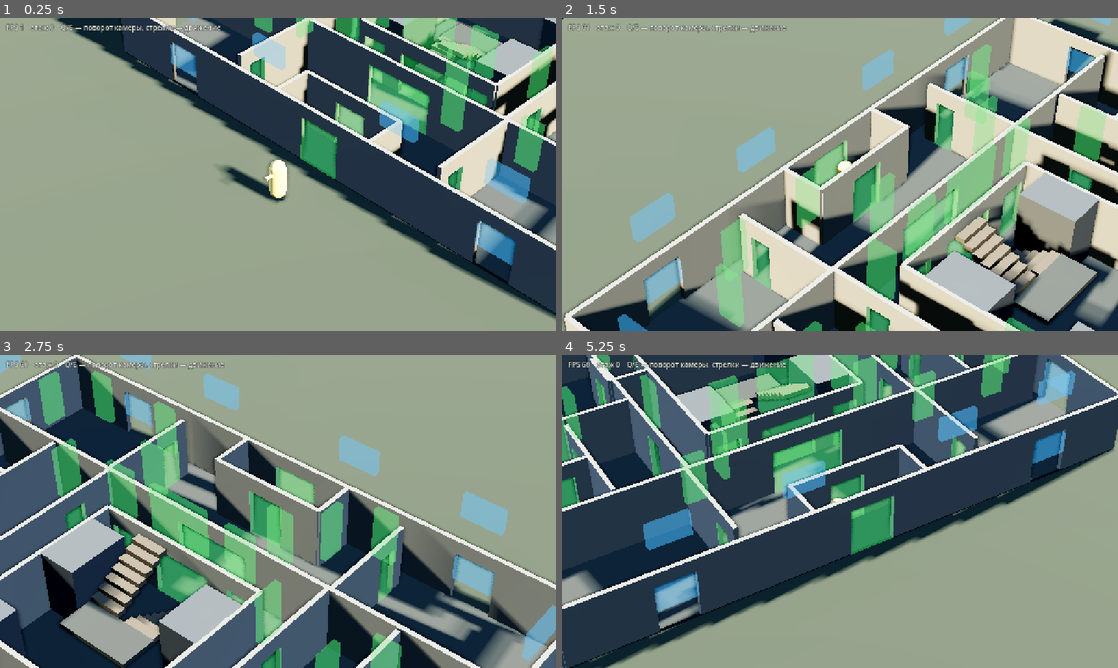
Above: before the commit, frames 1-4 (two rows, left to right).
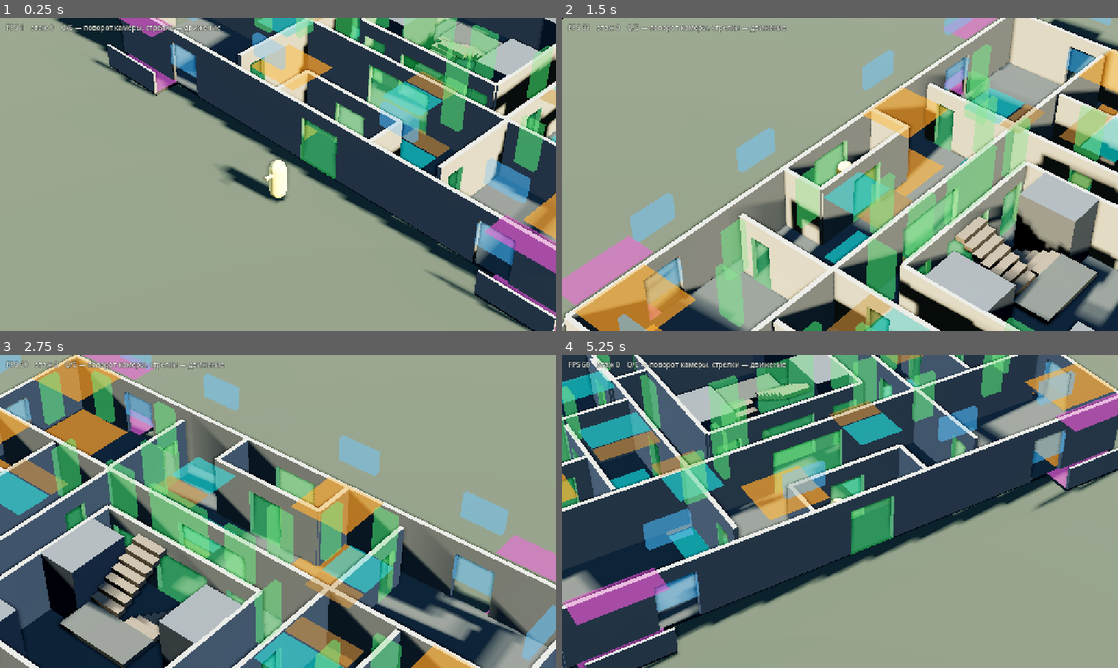
Above: after the commit, the same moments.

Repository: SashkoSoft/Godot_skilled
Game: Godot game, scene res://main.tscn
Same seed, same stepped clock (60 frames per second), same inputs: the game is played once before the commit and once after it.
Inputs:
- Up to frame 1 (0.25 s): no input
- Up to frame 2 (1.5 s): hold Right (ui_right) 0.53-1.28 s; hold Q 0.53-1.28 s; hold Down (ui_down) from 1.28 s (still down); tap E at 1.35 s
- Up to frame 3 (2.75 s): release Down (ui_down) at 2.03 s; hold Right (ui_right) from 2.03 s (still down); hold Q from 2.03 s (still down)
- Up to frame 4 (5.25 s): release Right (ui_right) at 2.78 s; release Q at 2.78 s; hold Up (ui_up) 2.78-3.53 s; tap E at 2.85, 4.35 s; hold Q 3.53-4.28 s; hold Left (ui_left) 3.53-5.03 s; hold Down (ui_down) from 5.03 s (still down); hold Q from 5.03 s (still down)

The runs differ from the first frame. In frame 1, 7.6% of the frame differs, in the area x 16-100%, y 0-100%; in frame 2, 12%; in frame 3, 13%, in the area x 0-100%, y 0-100%; in frame 4, 12%.

Commit message:
Метки помещений и лоджии
Добавлено понятие помещения: прямоугольник в плане плюс назначение
(кухня, санузел, кладовая, лоджия). По нему ставится цветная метка на
полу, а позже по этим же данным будет расставляться лут — аптечка
в санузле, консервы на кухне, инструмент в кладовой.

Цвета: кухня оранжевая, санузел бирюзовый, кладовая коричневая,
лоджия розовая. Метки помещений лежат на полу, метки проёмов стоят
вертикально — спутать нельзя. Всё выключается флагом --no-marks.

Заодно построены лоджии по четырём углам: плита с ограждением 1,1 м,
выступающая за фасад. В геометрии их до сих пор не было, хотя на плане
они есть с самого начала.

Оговорка: координаты помещений заданы данными отдельно от перегородок,
поэтому кое-где метка на десяток сантиметров не совпадает со стеной.
Выровняется, когда планировка будет строиться из описания комнат,
а не наоборот.

Co-Authored-By: Claude Opus 5 (1M context) <noreply@anthropic.com>
Claude-Session: https://claude.ai/code/session_01FPrhjLxAG2mJUWcS5VWYtY

Diff:
--- a/game/building.gd
+++ b/game/building.gd
@@ -30,7 +30,54 @@
 const KIND_DOOR := 0.0
 const KIND_WINDOW := 1.0
 
-var marks_visible := true      ## показывать цветные метки проёмов
+var marks_visible := true      ## показывать цветные метки проёмов и помещений
+
+## Назначение помещения. По нему ставится метка, а позже — расставляется лут:
+## аптечка в санузле, консервы на кухне, инструмент в кладовой.
+enum Room { KITCHEN, BATH, STORAGE, BALCONY }
+
+## Помещения типового этажа: прямоугольник в плане и назначение.
+## Координаты совпадают с перегородками — если двигать стену, двигать и это.
+const ROOMS: Array = [
+	# северо-западная трёхкомнатная
+	[Rect2(-12.8, -10.3, 3.0, 2.6), Room.KITCHEN],
+	[Rect2(-3.1, -8.0, 2.0, 1.5), Room.BATH],
+	[Rect2(-3.1, -6.4, 2.0, 1.0), Room.STORAGE],
+	# северо-восточная двухкомнатная
+	[Rect2(1.8, -10.3, 2.6, 2.4), Room.KITCHEN],
+	[Rect2(4.9, -7.5, 1.9, 1.7), Room.BATH],
+	[Rect2(4.9, -5.7, 1.9, 0.9), Room.STORAGE],
+	# юго-восточная трёхкомнатная
+	[Rect2(9.8, 7.7, 3.0, 2.6), Room.KITCHEN],
+	[Rect2(1.1, 6.5, 2.0, 1.5), Room.BATH],
+	[Rect2(1.1, 5.4, 2.0, 1.0), Room.STORAGE],
+	# юго-западная двухкомнатная
+	[Rect2(-4.4, 7.9, 2.6, 2.4), Room.KITCHEN],
+	[Rect2(-6.8, 5.8, 1.9, 1.7), Room.BATH],
+	[Rect2(-6.8, 4.8, 1.9, 0.9), Room.STORAGE],
+	# западная однокомнатная
+	[Rect2(-12.8, -5.0, 2.8, 2.2), Room.KITCHEN],
+	[Rect2(-8.4, -2.9, 2.6, 1.6), Room.BATH],
+	# западная двухкомнатная
+	[Rect2(-12.8, 2.8, 2.8, 2.4), Room.KITCHEN],
+	[Rect2(-8.4, 1.0, 2.6, 1.5), Room.BATH],
+	[Rect2(-8.4, 2.6, 2.6, 0.9), Room.STORAGE],
+	# восточная однокомнатная
+	[Rect2(10.0, -5.0, 2.8, 2.2), Room.KITCHEN],
+	[Rect2(5.8, -2.9, 2.6, 1.6), Room.BATH],
+	# восточная двухкомнатная
+	[Rect2(10.0, 2.8, 2.8, 2.4), Room.KITCHEN],
+	[Rect2(5.8, 1.0, 2.6, 1.5), Room.BATH],
+	[Rect2(5.8, 2.6, 2.6, 0.9), Room.STORAGE],
+]
+
+## Лоджии по углам: выступают за фасад, поэтому строятся отдельной геометрией.
+const LOGGIAS: Array[Rect2] = [
+	Rect2(-12.6, -10.5, 3.4, -1.3),
+	Rect2(9.2, -10.5, 3.4, -1.3),
+	Rect2(-12.6, 10.5, 3.4, 1.3),
+	Rect2(9.2, 10.5, 3.4, 1.3),
+]
 
 
 static func _door(offset: float, width: float = ROOM_DOOR) -> Vector3:
@@ -130,6 +177,8 @@
 	else:
 		_flats(f, y, false)
 	_shafts(f, y)
+	_loggias(f, y)
+	_room_marks(f, y)
 	if with_stairs:
 		_stairs(f)
 
@@ -390,6 +439,67 @@
 		_mark(f, center + dir * h.x, dir, h.y, h.z, center.y)
 
 
+## Лоджии: плита пола с ограждением, выступают за наружную стену.
+func _loggias(f: int, y: float) -> void:
+	for r: Rect2 in LOGGIAS:
+		var depth: float = absf(r.size.y)
+		var z_out: float = r.position.y + r.size.y
+		var cz: float = (r.position.y + z_out) * 0.5
+		var cx: float = r.position.x + r.size.x * 0.5
+
+		var slab := BoxMesh.new()
+		slab.size = Vector3(r.size.x, WALL_THICK, depth)
+		var mi := _spawn(slab, Vector3(cx, y - WALL_THICK * 0.5, cz), _mat_floor, f)
+		mi.name = "Loggia_%d" % f
+
+		# ограждение по внешнему краю, высотой 1,1 м
+		var rail := BoxMesh.new()
+		rail.size = Vector3(r.size.x, 1.1, 0.12)
+		var mi2 := _spawn(rail, Vector3(cx, y + 0.55, z_out), _mat_wall, f)
+		mi2.name = "LoggiaRail_%d" % f
+
+
+## Метки помещений на полу: кухня, санузел, кладовая, лоджия.
+func _room_marks(f: int, y: float) -> void:
+	if not marks_visible:
+		return
+	for entry in ROOMS:
+		_room_mark(f, entry[0] as Rect2, entry[1] as int, y)
+	for r: Rect2 in LOGGIAS:
+		var depth: float = absf(r.size.y)
+		var cz: float = r.position.y + r.size.y * 0.5
+		_room_mark(f, Rect2(r.position.x, cz - depth * 0.5, r.size.x, depth), Room.BALCONY, y)
+
+
+func _room_mark(f: int, r: Rect2, kind: int, y: float) -> void:
+	var col: Color
+	match kind:
+		Room.KITCHEN: col = Color(0.98, 0.62, 0.20)
+		Room.BATH:    col = Color(0.20, 0.78, 0.78)
+		Room.STORAGE: col = Color(0.72, 0.52, 0.28)
+		_:            col = Color(0.85, 0.38, 0.78)
+
+	var mesh := BoxMesh.new()
+	mesh.size = Vector3(r.size.x, 0.03, r.size.y)
+
+	var mat := StandardMaterial3D.new()
+	mat.albedo_color = Color(col.r, col.g, col.b, 0.55)
+	mat.transparency = BaseMaterial3D.TRANSPARENCY_ALPHA
+	mat.emission_enabled = true
+	mat.emission = col
+	mat.emission_energy_multiplier = 0.7
+	mat.shading_mode = BaseMaterial3D.SHADING_MODE_UNSHADED
+
+	var mi := MeshInstance3D.new()
+	mi.mesh = mesh
+	mi.material_override = mat
+	mi.position = Vector3(r.position.x + r.size.x * 0.5, y + 0.02, r.position.y + r.size.y * 0.5)
+	mi.name = "RoomMark_%d" % f
+	add_child(mi)
+	mi.set_meta("floor", f)
+	mi.set_meta("is_mark", true)
+
+
 ## Цветная метка проёма: зелёная — дверь, голубая — окно.
 ## Метки не имеют коллизии и нужны только для проверки планировки глазами.
 func _mark(f: int, pos: Vector3, dir: Vector3, width: float, kind: float, base_y: float) -> void:
